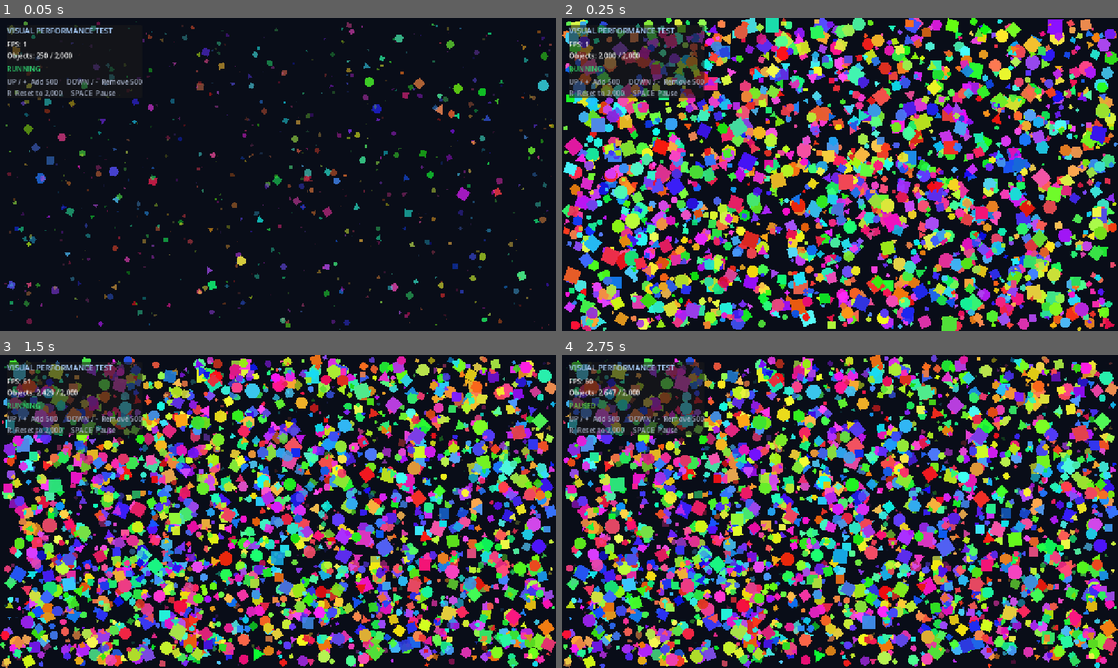
Above: before the commit, frames 1-4 (two rows, left to right).
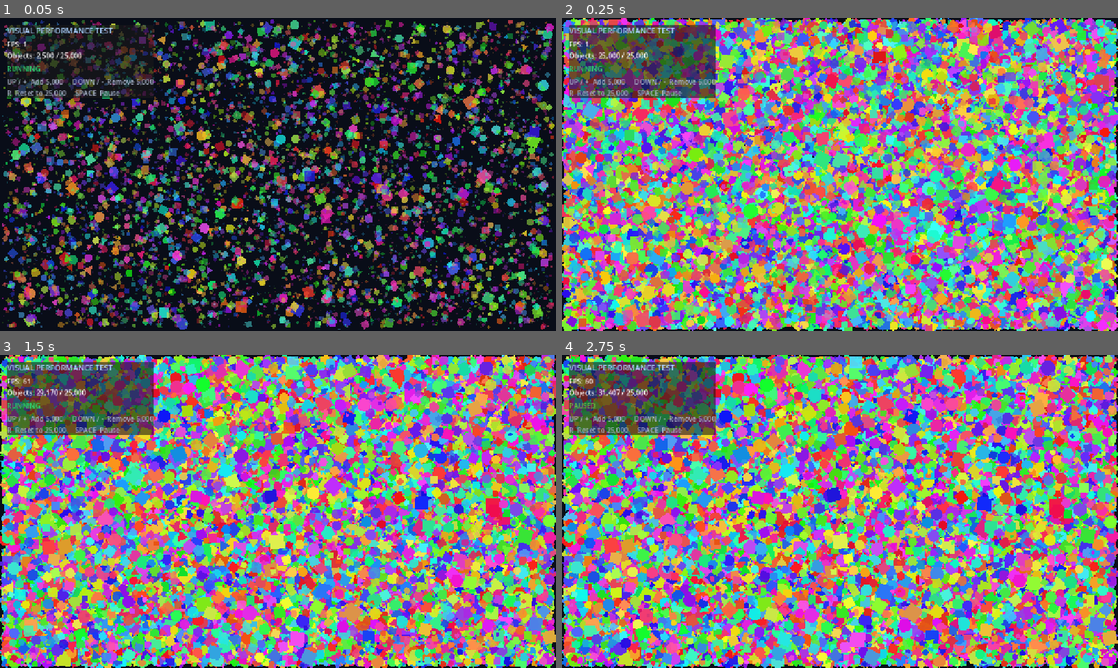
Above: after the commit, the same moments.

Repository: TaofeekS/PluginTest
Game: Godot game, scene res://main.tscn
The game is run twice, just before and just after one commit, with the same random seed, the same clock (stepped at 60 frames per second) and the same inputs.
Inputs:
- Up to frame 1 (0.05 s): no input
- Up to frame 2 (0.25 s): no input
- Up to frame 3 (1.5 s): tap Enter at 0.5 s; hold Up (ui_up) 0.53-1.28 s; tap R at 0.6, 1.35 s; tap Space at 0.77, 1.25 s; hold Down (ui_down) from 1.28 s (still down)
- Up to frame 4 (2.75 s): tap Space at 1.52 s; tap Enter at 2 s; release Down (ui_down) at 2.03 s; hold Up (ui_up) from 2.03 s (still down); tap R at 2.1 s

The runs differ from the first frame. In frame 1, 36% of the frame differs, in the area x 0-100%, y 0-100%; in frame 2, 97%; in frame 3, 97%; in frame 4, 97%.

Commit message:
Increase visual performance test load

Diff:
--- a/main.tscn
+++ b/main.tscn
@@ -38,7 +38,7 @@
 layout_mode = 2
 theme_override_font_sizes/font_size = 16
 text = "FPS: 0
-Objects: 0 / 2,000"
+Objects: 0 / 25,000"
 
 [node name="State" type="Label" parent="HUD/MarginContainer/PanelContainer/VBoxContainer"]
 layout_mode = 2
@@ -48,8 +48,8 @@
 [node name="Controls" type="Label" parent="HUD/MarginContainer/PanelContainer/VBoxContainer"]
 layout_mode = 2
 theme_override_colors/font_color = Color(0.65, 0.69, 0.78, 1)
-text = "UP / +  Add 500     DOWN / -  Remove 500
-R  Reset to 2,000     SPACE  Pause"
+text = "UP / +  Add 5,000     DOWN / -  Remove 5,000
+R  Reset to 25,000     SPACE  Pause"
 
 [node name="PerformanceBudgetProbe" type="Node" parent="."]
 script = ExtResource("2_0xm2m")
--- a/scripts/performance_visual.gd
+++ b/scripts/performance_visual.gd
@@ -1,13 +1,13 @@
 extends Node2D
 
-const DEFAULT_TARGET_COUNT := 2000
-const LOAD_STEP := 500
-const MAX_TARGET_COUNT := 100000
+const DEFAULT_TARGET_COUNT := 25000
+const LOAD_STEP := 5000
+const MAX_TARGET_COUNT := 250000
 const HUD_REFRESH_INTERVAL := 0.2
 const PerformanceShapeScript := preload("res://scripts/performance_shape.gd")
 
 @export_range(0, MAX_TARGET_COUNT, 1) var target_count := DEFAULT_TARGET_COUNT
-@export_range(1, 10000, 1) var spawn_batch_size := 250
+@export_range(1, 25000, 1) var spawn_batch_size := 2500
 @export var size_range := Vector2(4.0, 16.0)
 @export var speed_range := Vector2(35.0, 150.0)
 @export var lifetime_range := Vector2(1.5, 6.0)
